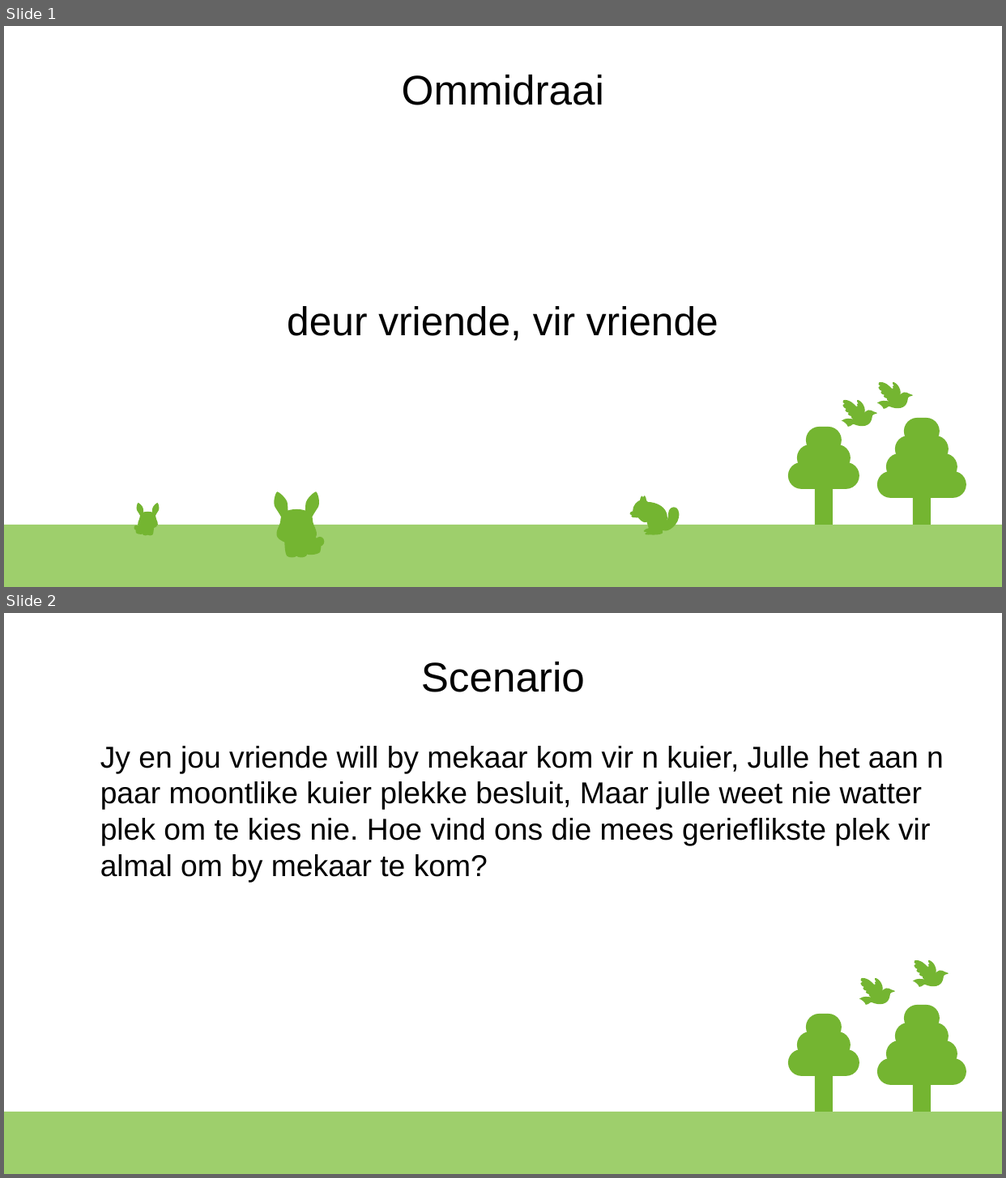
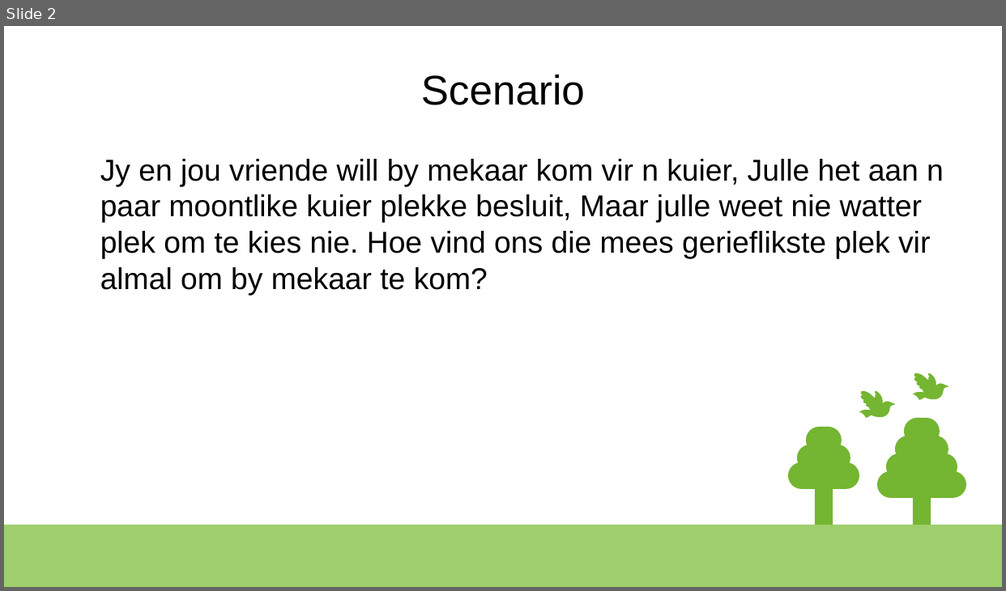
Before and after one commit to BroerSakki/ommidraai, a slide deck: dev/beplanning.odp. Shown one above the other, each under a label of ours: slides 1 and 2 before the commit, slide 2 after it. The pictures are 1006x1178 and 1006x591 pixels, drawn with LibreOffice and Linux fonts; fonts in the diff are those of the drawing. Boxes give left, top, right and bottom in pixels: in the first picture for what was removed or moved away, otherwise in the second. Text is boxed around its words. In the diff, an @@ line names an element or a change of style, - is before the commit and + after.

```diff
--- a/dev/beplanning.odp
+++ b/dev/beplanning.odp
@@ slide 1 removed at [4, 26, 1002, 587], background #FFFFFF; not listed: 10 template elements that a slide beside it also shows @@
@@ title removed at [402, 75, 604, 105] @@
-Ommidraai
@@ subtitle removed at [287, 306, 718, 341] @@
-deur vriende, vir vriende
@@ group removed at [878, 382, 913, 410]: 8 freeform shapes @@
@@ group removed at [842, 400, 877, 427]: 8 freeform shapes @@
@@ group removed at [134, 503, 159, 535]: 23 freeform shapes @@
@@ group removed at [274, 493, 325, 558]: 23 freeform shapes @@
@@ group removed at [630, 496, 680, 535]: 15 freeform shapes @@
```
Also in this commit, not shown: 5 slides added, 1 other file.
